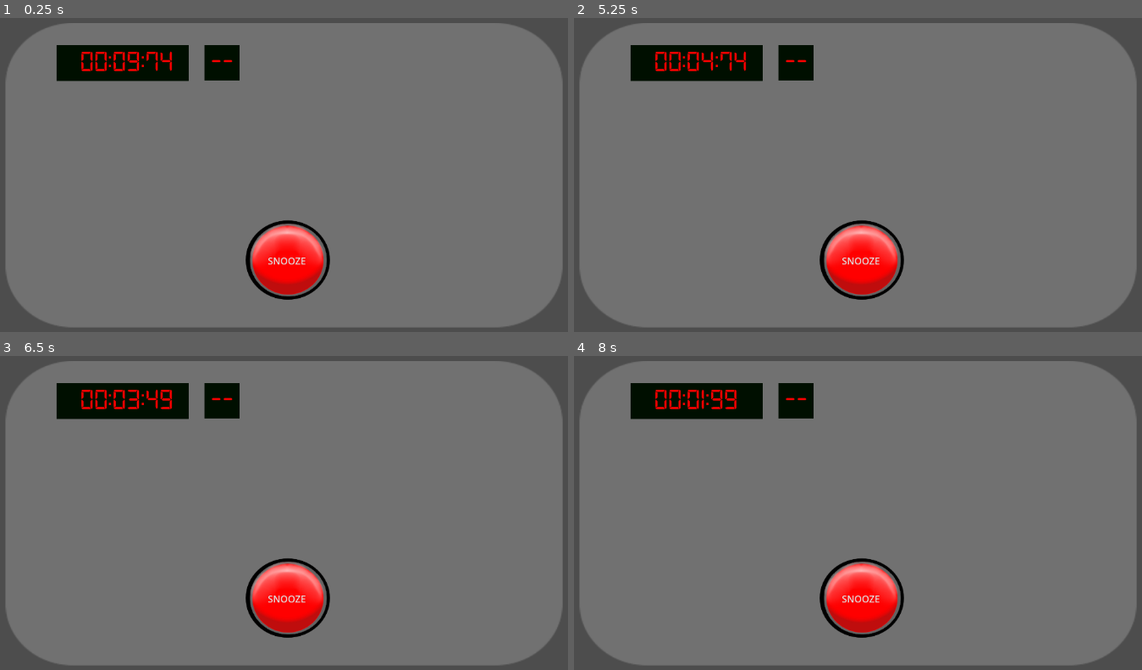
Above: before the commit, frames 1-4 (two rows, left to right).
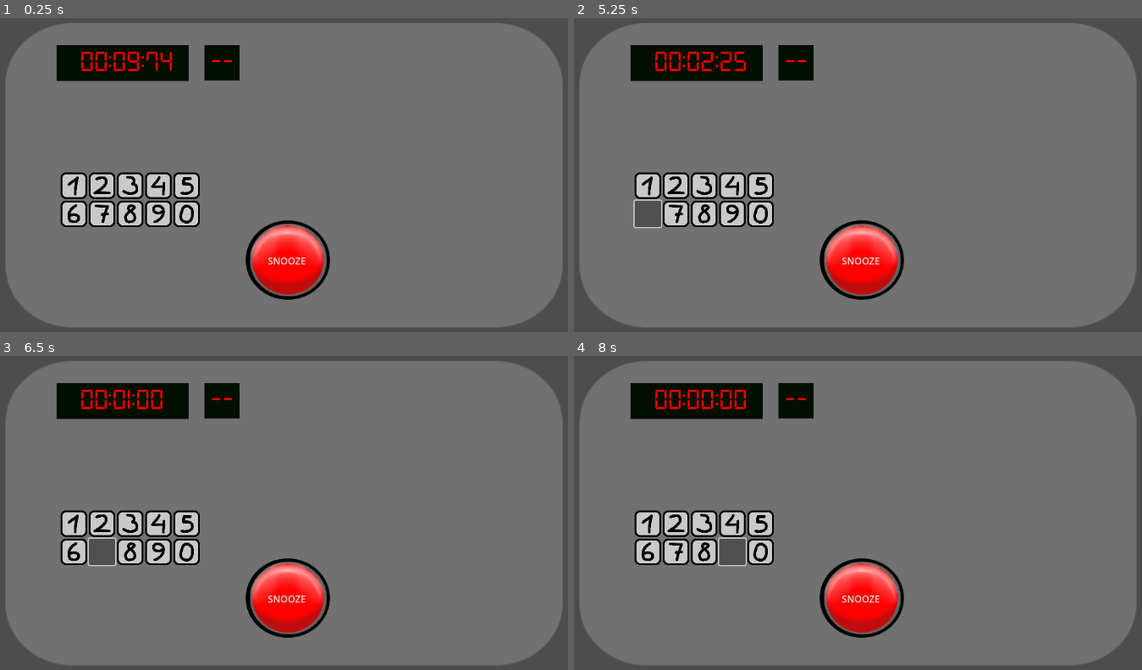
Above: after the commit, the same moments.

Repository: sneedragon/jam-game
Game: Godot game, scene res://main.tscn
Same seed, same stepped clock (60 frames per second), same inputs: the game is played once before the commit and once after it.
Inputs (mouse positions are in pixels of both pictures, inside the frame that each line leads up to):
- Up to frame 1 (0.25 s): no input
- Up to frame 2 (5.25 s): click (761, 212) at 0.52 s; click (647, 184) at 1.27 s; click (676, 184) at 2.02 s; click (704, 184) at 2.77 s; click (733, 184) at 3.52 s; click (761, 184) at 4.27 s; click (647, 212) at 5.02 s
- Up to frame 3 (6.5 s): click (102, 550) at 5.77 s
- Up to frame 4 (8 s): click (704, 550) at 6.52 s; click (733, 550) at 7.27 s

The runs differ from the first frame. In frame 1, 3.8% of the frame differs, in the area x 10-36%, y 49-67%; in frame 2, 4.0%; in frame 3, 4.2%, in the area x 10-36%, y 10-68%; in frame 4, 4.1%.

Commit message:
About to finish Mathgame

Diff:
--- a/main.gd
+++ b/main.gd
@@ -13,6 +13,7 @@
 	if time_remaining > 0:
 		time_remaining -= delta
 		minigame_time -= delta
+		mini_timer -= delta
 		if minigame_time < 0 and minigame_on == false:
 			minigame_on = true
 			_minigame()
@@ -41,6 +42,8 @@
 ######################################
 var minigame_type = null
 var minigame = [Callable(self, "_no_game"),Callable(self, "_math_game")]
+var mini_timer : float = 10
+var mini_win : bool
 
 func _minigame():
 	if minigame_type == null:
@@ -49,7 +52,13 @@
 		minigame[minigame_type].call()
 
 func _mini_reset():
-	minigame_time = 5
+	if mini_win == true:
+		pass
+		#TODO win action
+	else:
+		time_remaining = time_remaining / 2
+		#TODO lose action
+	minigame_time = 10
 	minigame_on = false
 	minigame_type = null
 
@@ -59,12 +68,91 @@
 
 ##Math game
 ######
-var math_result
-var math_guess
+var math_result : int = -100
+var math_string : String
+var math_guess: String
+var operation : int
 
 func _math_game():
-	print("math game!")
-	var math_number1 = randi_range(-99, 99)
-	var math_number2 = randi_range(-99, 99)
+	mini_timer = 10
+	while mini_timer > 0: ##TODO BREAKS GAME -> NO WHILE; NEEDS TO BE COUNTED BY PHYSICS_PROCESS
+		if math_result == -100:
+			var math_number1 = randi_range(1, 99)
+			var math_number2 = randi_range(1, 99)
+			operation = randi_range(0, 3) #0 +, 1-, 2*, 3/
+			match operation:
+				0:
+					math_result = math_number1 + math_number2
+					$Time_Display/Time_Label.text = (str(math_number1) + " + " + str(math_number2))
+				1:
+					math_result = math_number1 - math_number2
+					$Time_Display/Time_Label.text = (str(math_number1) + " - " + str(math_number2))
+				2:
+					math_result = math_number1 * math_number2
+					$Time_Display/Time_Label.text = (str(math_number1) + " x " + str(math_number2))
+				3:
+					while math_number1 % math_number2 != 0:
+						math_number1 = randi_range(1, 99)
+						math_number2 = randi_range(1, 99)
+					math_result = math_number1 / math_number2
+					$Time_Display/Time_Label.text = (str(math_number1) + " / " + str(math_number2))
+			math_number1 = null
+			math_number2 = null
+	if math_guess == str(math_result) and mini_timer <= 0:
+		var mini_win = true
+		_mini_reset()
+	elif mini_timer <= 0:
+		var mini_win = false
+		math_guess = ""
+		math_result = -100
+		_mini_reset()
 
-	_mini_reset()
+## PINPAD BUTTONS
+func _on_button_0_pressed() -> void:
+	if minigame_type == 1:
+		math_guess = math_guess + "0"
+
+
+func _on_button_1_pressed() -> void:
+	if minigame_type == 1:
+		math_guess = math_guess + "1"
+
+
+func _on_button_2_pressed() -> void:
+	if minigame_type == 1:
+		math_guess = math_guess + "2"
+
+
+func _on_button_3_pressed() -> void:
+	if minigame_type == 1:
+		math_guess = math_guess + "3"
+
+
+func _on_button_4_pressed() -> void:
+	if minigame_type == 1:
+		math_guess = math_guess + "4"
+
+
+func _on_button_5_pressed() -> void:
+	if minigame_type == 1:
+		math_guess = math_guess + "5"
+
+
+func _on_button_6_pressed() -> void:
+	if minigame_type == 1:
+		math_guess = math_guess + "6"
+
+
+func _on_button_7_pressed() -> void:
+	if minigame_type == 1:
+		math_guess = math_guess + "7"
+
+
+func _on_button_8_pressed() -> void:
+	if minigame_type == 1:
+		math_guess = math_guess + "8"
+
+
+func _on_button_9_pressed() -> void:
+	if minigame_type == 1:
+		math_guess = math_guess + "9"
--- a/main.tscn
+++ b/main.tscn
@@ -1,9 +1,19 @@
-[gd_scene load_steps=9 format=3 uid="uid://7rlxj6kjunym"]
+[gd_scene load_steps=29 format=3 uid="uid://7rlxj6kjunym"]
 
 [ext_resource type="Script" path="res://main.gd" id="1_3ajsl"]
 [ext_resource type="Texture2D" uid="uid://dswtauhcl5w8n" path="res://Assets/bombshell.png" id="2_uh4rl"]
 [ext_resource type="Texture2D" uid="uid://cvmepwduntblv" path="res://Assets/Red_Button.png" id="3_tbnv7"]
 [ext_resource type="FontFile" uid="uid://chh4mn3cebhse" path="res://Fonts/digital-7.ttf" id="4_13vu7"]
+[ext_resource type="Texture2D" uid="uid://dfv8oh0sjleia" path="res://Assets/PinPad_0.png" id="5_0bxms"]
+[ext_resource type="Texture2D" uid="uid://dgdcy4qph3gsu" path="res://Assets/PinPad_1.png" id="6_0vg1c"]
+[ext_resource type="Texture2D" uid="uid://d143ksobcakg6" path="res://Assets/PinPad_2.png" id="7_k2cwj"]
+[ext_resource type="Texture2D" uid="uid://byfkeh5cmycdt" path="res://Assets/PinPad_3.png" id="8_vo64u"]
+[ext_resource type="Texture2D" uid="uid://c6fv5q4tb8d2h" path="res://Assets/PinPad_4.png" id="9_8mtjc"]
+[ext_resource type="Texture2D" uid="uid://ix5quitadaus" path="res://Assets/PinPad_5.png" id="10_sxjc1"]
+[ext_resource type="Texture2D" uid="uid://8hjeuebc63ny" path="res://Assets/PinPad_6.png" id="11_4diib"]
+[ext_resource type="Texture2D" uid="uid://bjbi1p320osh8" path="res://Assets/PinPad_7.png" id="12_4wbri"]
+[ext_resource type="Texture2D" uid="uid://dutna0x7kr4ro" path="res://Assets/PinPad_8.png" id="13_uy8t0"]
+[ext_resource type="Texture2D" uid="uid://beex76v7jbqht" path="res://Assets/PinPad_9.png" id="14_j3e6h"]
 
 [sub_resource type="StyleBoxEmpty" id="StyleBoxEmpty_0vwd7"]
 
@@ -17,6 +27,36 @@
 
 [sub_resource type="StyleBoxTexture" id="StyleBoxTexture_jlm54"]
 texture = ExtResource("3_tbnv7")
+
+[sub_resource type="StyleBoxTexture" id="StyleBoxTexture_3rc0j"]
+texture = ExtResource("5_0bxms")
+
+[sub_resource type="StyleBoxTexture" id="StyleBoxTexture_n7os2"]
+texture = ExtResource("6_0vg1c")
+
+[sub_resource type="StyleBoxTexture" id="StyleBoxTexture_yn3t5"]
+texture = ExtResource("7_k2cwj")
+
+[sub_resource type="StyleBoxTexture" id="StyleBoxTexture_bc16l"]
+texture = ExtResource("8_vo64u")
+
+[sub_resource type="StyleBoxTexture" id="StyleBoxTexture_wpfpw"]
+texture = ExtResource("9_8mtjc")
+
+[sub_resource type="StyleBoxTexture" id="StyleBoxTexture_4tjr1"]
+texture = ExtResource("10_sxjc1")
+
+[sub_resource type="StyleBoxTexture" id="StyleBoxTexture_cw8q3"]
+texture = ExtResource("11_4diib")
+
+[sub_resource type="StyleBoxTexture" id="StyleBoxTexture_vi8w4"]
+texture = ExtResource("12_4wbri")
+
+[sub_resource type="StyleBoxTexture" id="StyleBoxTexture_vtyee"]
+texture = ExtResource("13_uy8t0")
+
+[sub_resource type="StyleBoxTexture" id="StyleBoxTexture_wlep1"]
+texture = ExtResource("14_j3e6h")
 
 [node name="Main" type="Node2D"]
 position = Vector2(-16, 72)
@@ -110,79 +150,97 @@
 [node name="Pinpad" type="Control" parent="."]
 layout_mode = 3
 anchors_preset = 0
-offset_left = 826.0
-offset_top = 260.0
-offset_right = 866.0
-offset_bottom = 300.0
+offset_left = 248.0
+offset_top = 256.0
+offset_right = 288.0
+offset_bottom = 296.0
 
 [node name="Button0" type="Button" parent="Pinpad"]
 layout_mode = 0
-offset_left = 900.0
-offset_top = 150.0
-offset_right = 908.0
-offset_bottom = 158.0
+offset_left = 144.0
+offset_top = 96.0
+offset_right = 189.0
+offset_bottom = 141.0
+theme_override_styles/normal = SubResource("StyleBoxTexture_3rc0j")
 
 [node name="Button1" type="Button" parent="Pinpad"]
 layout_mode = 0
-offset_left = 900.0
-offset_top = 150.0
-offset_right = 908.0
-offset_bottom = 158.0
+offset_left = -48.0
+offset_top = 48.0
+offset_right = -3.0
+offset_bottom = 93.0
+theme_override_styles/normal = SubResource("StyleBoxTexture_n7os2")
 
 [node name="Button2" type="Button" parent="Pinpad"]
 layout_mode = 0
-offset_left = 900.0
-offset_top = 150.0
-offset_right = 908.0
-offset_bottom = 158.0
+offset_top = 48.0
+offset_right = 45.0
+offset_bottom = 93.0
+theme_override_styles/normal = SubResource("StyleBoxTexture_yn3t5")
 
 [node name="Button3" type="Button" parent="Pinpad"]
 layout_mode = 0
-offset_left = 900.0
-offset_top = 150.0
-offset_right = 908.0
-offset_bottom = 158.0
+offset_left = 48.0
+offset_top = 48.0
+offset_right = 93.0
+offset_bottom = 93.0
+theme_override_styles/normal = SubResource("StyleBoxTexture_bc16l")
 
 [node name="Button4" type="Button" parent="Pinpad"]
 layout_mode = 0
-offset_left = 900.0
-offset_top = 150.0
-offset_right = 908.0
-offset_bottom = 158.0
+offset_left = 96.0
+offset_top = 48.0
+offset_right = 141.0
+offset_bottom = 93.0
+theme_override_styles/normal = SubResource("StyleBoxTexture_wpfpw")
 
 [node name="Button5" type="Button" parent="Pinpad"]
 layout_mode = 0
-offset_left = 900.0
-offset_top = 150.0
-offset_right = 908.0
-offset_bottom = 158.0
+offset_left = 144.0
+offset_top = 48.0
+offset_right = 189.0
+offset_bottom = 93.0
+theme_override_styles/normal = SubResource("StyleBoxTexture_4tjr1")
 
 [node name="Button6" type="Button" parent="Pinpad"]
 layout_mode = 0
-offset_left = 900.0
-offset_top = 150.0
-offset_right = 908.0
-offset_bottom = 158.0
+offset_left = -48.0
+offset_top = 96.0
+offset_right = -3.0
+offset_bottom = 141.0
+theme_override_styles/normal = SubResource("StyleBoxTexture_cw8q3")
 
 [node name="Button7" type="Button" parent="Pinpad"]
 layout_mode = 0
-offset_left = 900.0
-offset_top = 150.0
-offset_right = 908.0
-offset_bottom = 158.0
+offset_top = 96.0
+offset_right = 45.0
+offset_bottom = 141.0
+theme_override_styles/normal = SubResource("StyleBoxTexture_vi8w4")
 
 [node name="Button8" type="Button" parent="Pinpad"]
 layout_mode = 0
-offset_left = 900.0
-offset_top = 150.0
-offset_right = 908.0
-offset_bottom = 158.0
+offset_left = 48.0
+offset_top = 96.0
+offset_right = 93.0
+offset_bottom = 141.0
+theme_override_styles/normal = SubResource("StyleBoxTexture_vtyee")
 
 [node name="Button9" type="Button" parent="Pinpad"]
 layout_mode = 0
-offset_left = 900.0
-offset_top = 150.0
-offset_right = 908.0
-offset_bottom = 158.0
+offset_left = 96.0
+offset_top = 96.0
+offset_right = 141.0
+offset_bottom = 141.0
+theme_override_styles/normal = SubResource("StyleBoxTexture_wlep1")
 
 [connection signal="pressed" from="Snooze_Button" to="." method="_on_button_pressed"]
+[connection signal="pressed" from="Pinpad/Button0" to="." method="_on_button_0_pressed"]
+[connection signal="pressed" from="Pinpad/Button1" to="." method="_on_button_1_pressed"]
+[connection signal="pressed" from="Pinpad/Button2" to="." method="_on_button_2_pressed"]
+[connection signal="pressed" from="Pinpad/Button3" to="." method="_on_button_3_pressed"]
+[connection signal="pressed" from="Pinpad/Button4" to="." method="_on_button_4_pressed"]
+[connection signal="pressed" from="Pinpad/Button5" to="." method="_on_button_5_pressed"]
+[connection signal="pressed" from="Pinpad/Button6" to="." method="_on_button_6_pressed"]
+[connection signal="pressed" from="Pinpad/Button7" to="." method="_on_button_7_pressed"]
+[connection signal="pressed" from="Pinpad/Button8" to="." method="_on_button_8_pressed"]
+[connection signal="pressed" from="Pinpad/Button9" to="." method="_on_button_9_pressed"]
